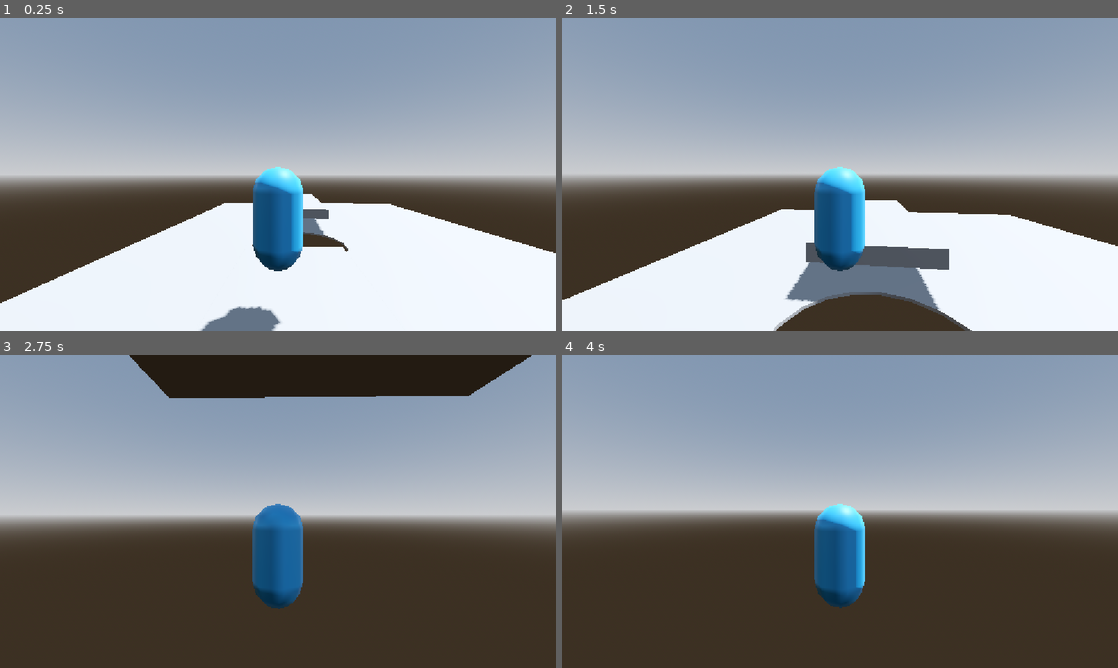
Above: before the commit, frames 1-4 (two rows, left to right).
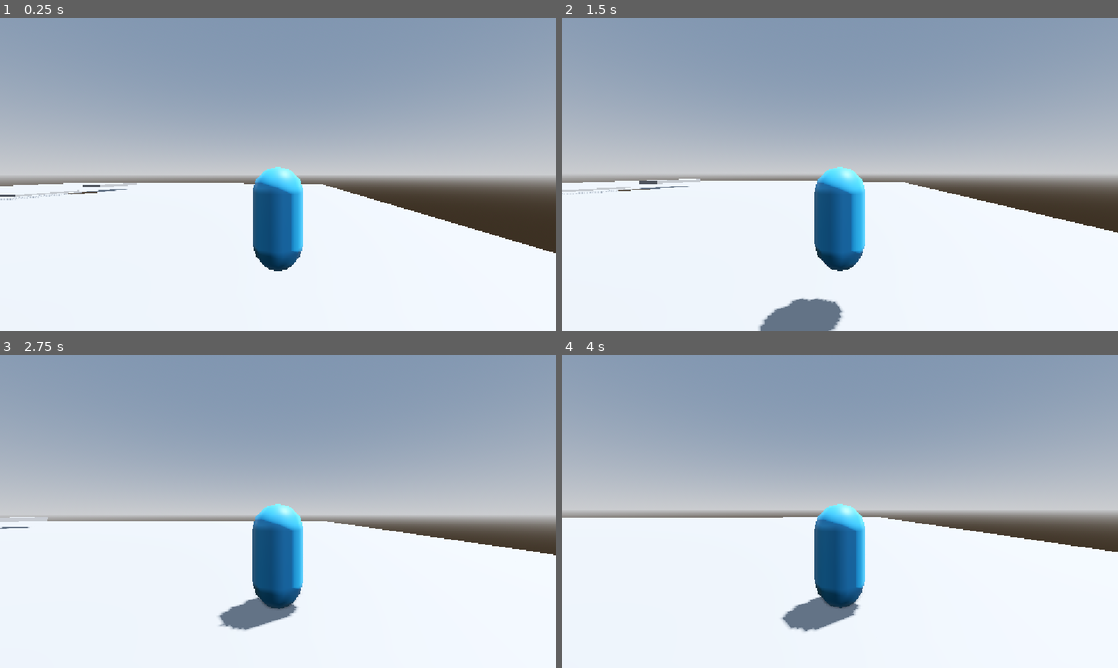
Above: after the commit, the same moments.

Repository: Spliteee/Pillow-King
Game: Godot game, scene res://Maps/TestMap.tscn
Two runs of this game, one before a commit and one after it. Both use one fixed random seed, a clock stepped at 60 frames per second and the inputs below.
Inputs (mouse positions are in pixels of both pictures, inside the frame that each line leads up to):
- Up to frame 1 (0.25 s): no input
- Up to frame 2 (1.5 s): move the mouse to (867, 174) at 0.52 s; press the mouse at (867, 174) at 0.53 s; hold W (move_forward) from 0.53 s (still down); tap Space (jump) at 0.77 s; move the mouse to (812, 174) at 1.27 s; release the mouse at (812, 174) at 1.28 s; tap Shift (sprint) at 1.35 s
- Up to frame 3 (2.75 s): keep holding W (move_forward); tap Space (jump) at 1.52 s; move the mouse to (289, 505) at 2.02 s; press the mouse at (289, 505) at 2.03 s
- Up to frame 4 (4 s): keep holding W (move_forward); move the mouse to (834, 517) at 2.77 s; release the mouse at (834, 517) at 2.78 s; tap Shift (sprint) at 2.85 s; tap Space (jump) at 3.02, 3.77 s; move the mouse to (878, 514) at 3.52 s; press the mouse at (878, 514) at 3.53 s

The runs differ from the first frame. In frame 1, 11% of the frame differs, in the area x 0-70%, y 52-100%; in frame 2, 19%; in frame 3, 52%, in the area x 0-100%, y 0-100%; in frame 4, 43%.

Commit message:
Map Big, Git done

Diff:
--- a/Maps/TestMap.tscn
+++ b/Maps/TestMap.tscn
@@ -6,9 +6,9 @@
 [node name="Node3D" type="Node3D" unique_id=567674071]
 
 [node name="CSGBox3D" type="CSGBox3D" parent="." unique_id=662840749]
-transform = Transform3D(1, 0, 0, 0, 1, 0, 0, 0, 1, 1.2246933, -0.012023926, 6.7398634)
+transform = Transform3D(1, 0, 0, 0, 1, 0, 0, 0, 1, 39.47424, -0.012023926, 32.251358)
 use_collision = true
-size = Vector3(18.777206, 0.08459473, 25.248556)
+size = Vector3(95.2763, 0.08459473, 76.27155)
 
 [node name="CSGBox3D2" type="CSGBox3D" parent="CSGBox3D" unique_id=1433471354]
 transform = Transform3D(1, 0, 0, 0, 1, 0, 0, 0, 1, 1.6953688, 0.5377159, -7.7009397)
Not shown, added: export_presets.cfg
Not shown, changed: .gitignore
